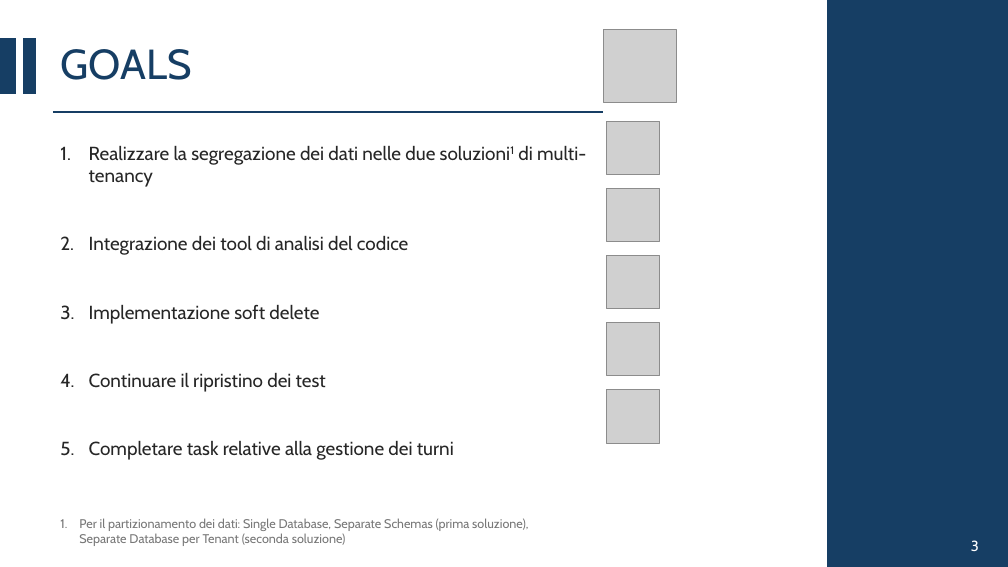
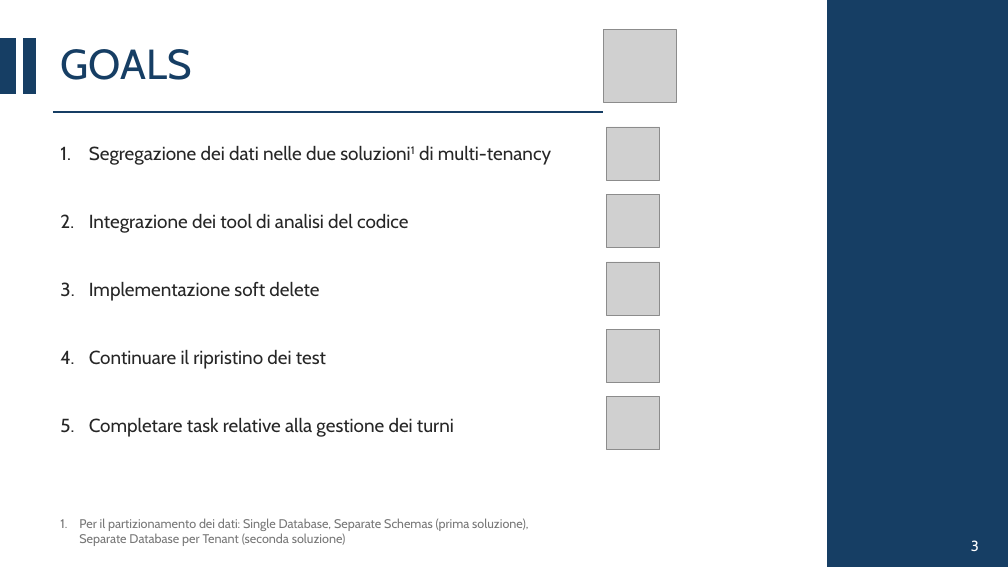
Before and after one commit to CSW-Teams/MS3-docs, a slide deck: slide 3 of ShiftsHappen/Sprint 3/CSW Sprint 3.pptx. Drawn at 1008x567 pixels with LibreOffice and Linux fonts; fonts in the diff are those of the drawing; grey boxes stand for pictures. Boxes give left, top, right and bottom in pixels: in the first picture for what was removed or moved away, otherwise in the second. Text is boxed around its words. In the diff, an @@ line names an element or a change of style, - is before the commit and + after.

```diff
--- a/ShiftsHappen/Sprint 3/CSW Sprint 3.pptx
+++ b/ShiftsHappen/Sprint 3/CSW Sprint 3.pptx
@@ text at (x1=89, y1=146, x2=551, y2=165): text changed @@
-1. Realizzare la segregazione dei dati nelle due soluzioni1 di multi-tenancy
+1. Segregazione dei dati nelle due soluzioni1 di multi-tenancy
@@ 5 pictures moved together from (x1=606, y1=121, x2=659, y2=443) to (x1=606, y1=127, x2=659, y2=450) @@
```
Also in this commit, not shown: 4 other slides changed, 1 slide removed.
